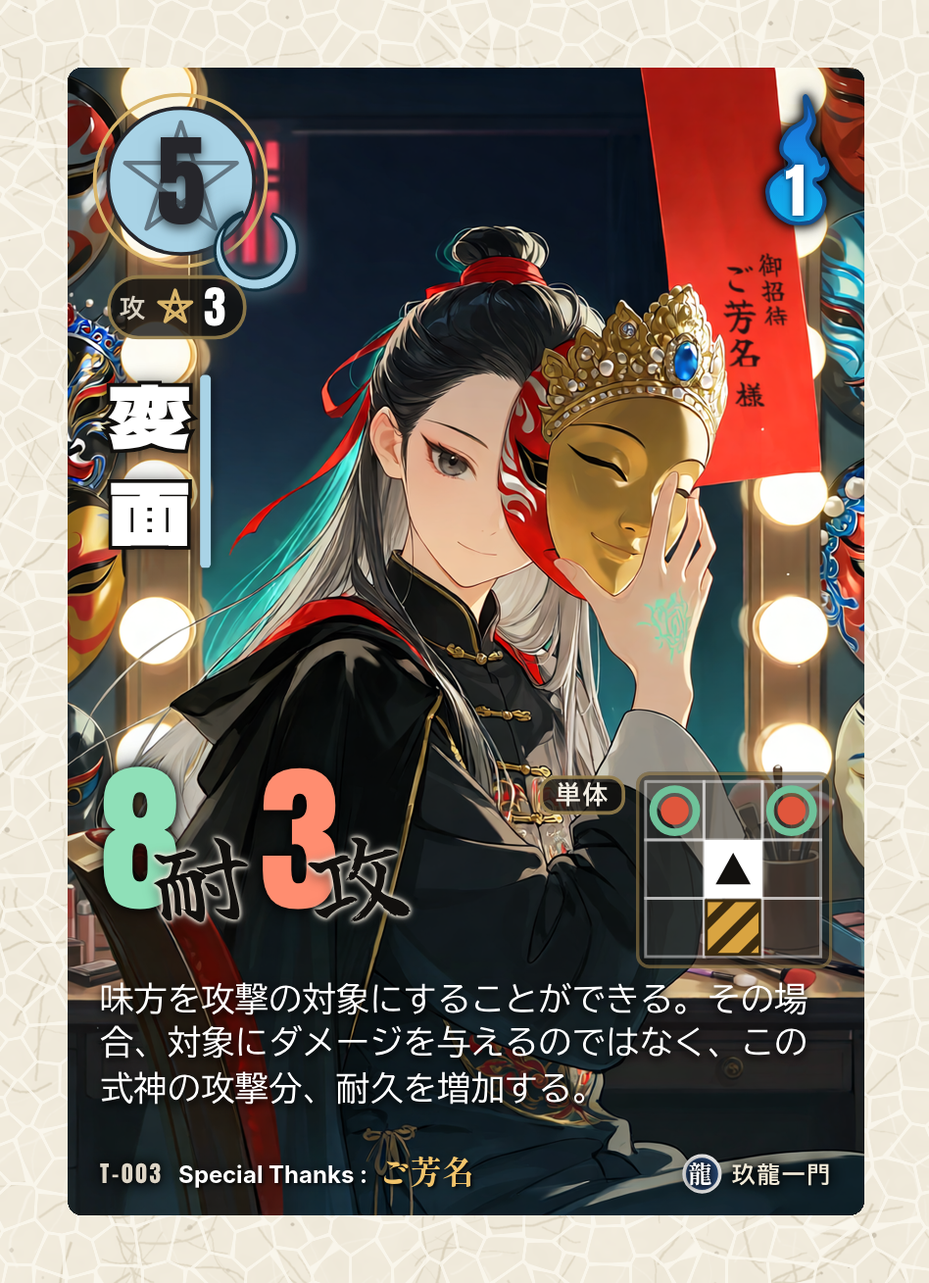
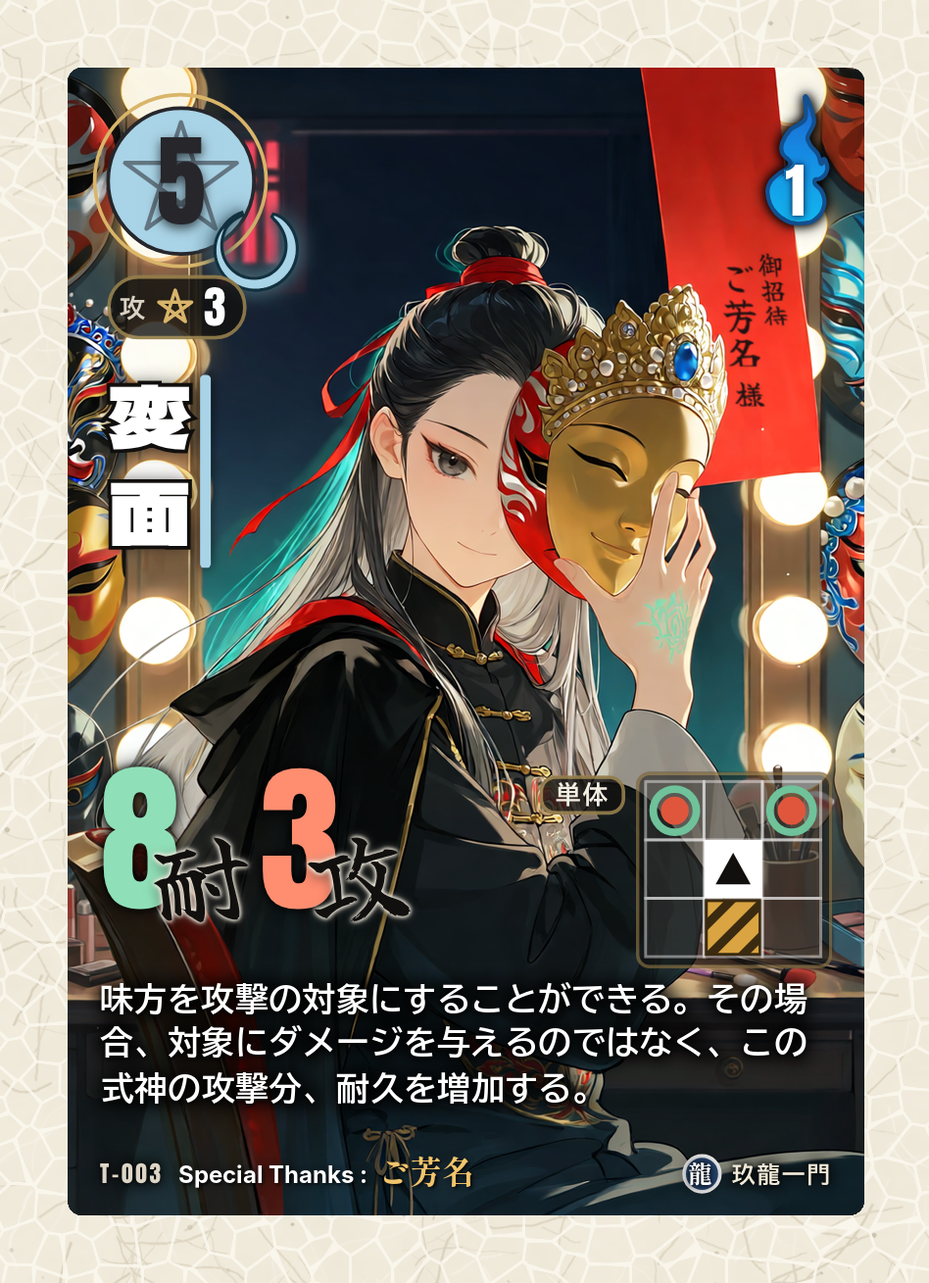
Comparing the layer stacks of the two w=929, h=1283 images. Changes:
removed layer "11c_効果文_白文字(影なし)" over [99, 981, 808, 1105]
removed layer "11b_効果文の影_内側(0 1px 2px 黒90%)" (was 90%) over [92, 976, 816, 1117]
removed layer "11a_効果文の影_外側(0 0 4px 黒60%)" (was 60%) over [83, 965, 824, 1121]
added layer "11c_効果文_白文字_太字(影なし)" above "11b_効果文の影_内側(下に少し・黒95%)" over [99, 981, 808, 1104]
added layer "11b_効果文の影_内側(下に少し・黒95%)" (95%) above "11a_効果文の影_外側(広め・黒85%)" over [96, 978, 812, 1110]
added layer "11a_効果文の影_外側(広め・黒85%)" (85%) above "10_間合" over [80, 962, 828, 1124]
